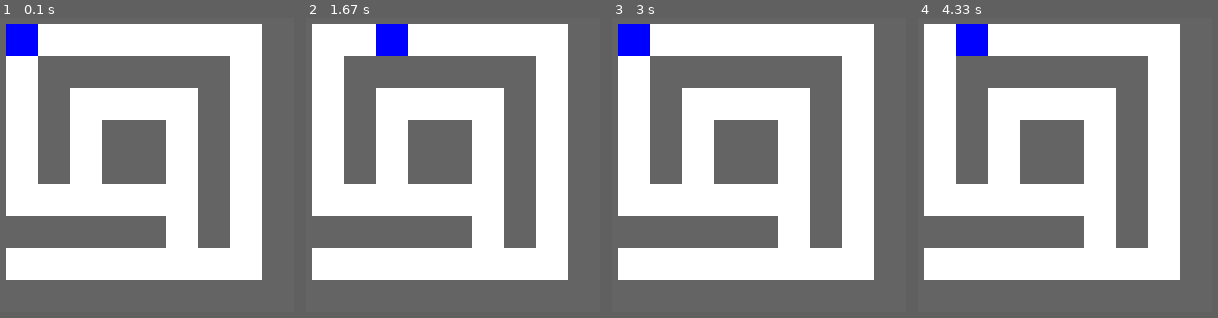
Above: before the commit, frames 1-4 (left to right).
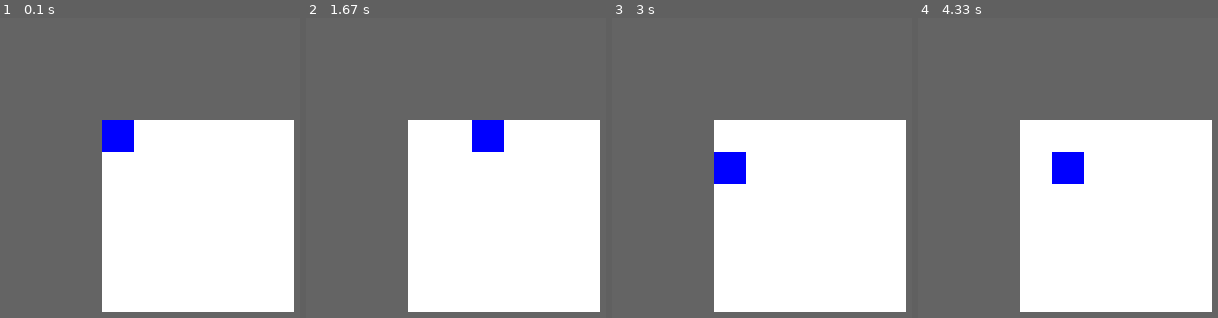
Above: after the commit, the same moments.

Repository: RedBrickRants/HallwayHigh-Pygame-
Game: pygame game, started from pygametest.py
Two runs of this game, one before a commit and one after it. Both use one fixed random seed, a clock stepped at 60 frames per second and the inputs below.
Inputs:
- Up to frame 1 (0.1 s): no input
- Up to frame 2 (1.67 s): hold Right 0.33-0.8 s; hold Up 0.83-1.13 s; hold Right 1.17-1.63 s
- Up to frame 3 (3 s): hold Left 1.67-2.2 s; hold Down 2.23-2.53 s; hold Left 2.57-2.97 s
- Up to frame 4 (4.33 s): hold Up 3-3.37 s; hold Right 3.4-4.03 s; hold Down from 4.07 s (still down)
In our replay, the window is 320x320 before the commit and 800x480 after it. These sizes can differ from the game's own. Grey fills any space a smaller window leaves; there, only what the larger window draws over its background counts as a difference.

The runs differ from the first frame. In frame 1, 53% of the frame differs, in the area x 2-98%, y 2-98%; in frame 2, 55%; in frame 3, 53%; in frame 4, 53%.

Commit message:
Encapsulated  mapgeneration and implemented rudementary player spawning

Diff:
--- a/entityConfig.py
+++ b/entityConfig.py
@@ -2,9 +2,9 @@
 
 class Entity:
     '''Defines entities'''
-    def __init__(self, x:int, y:int, colour:Tuple[int, int, int], health:int, strength:int):
-        self.x = x
-        self.y = y
+    def __init__(self, pPos:Tuple[int, int], colour:Tuple[int, int, int], health:int, strength:int):
+        self.x = pPos[0]
+        self.y = pPos[1]
         self.colour = colour
         self.health = health
         self.strength = strength
@@ -18,10 +18,10 @@
         # Ensure the new position is within bounds of the dungeon
         if 0 <= newX < len(dungeon[0]) and 0 <= newY < len(dungeon):
             # Check if it's a walkable space (floor)
-            if dungeon[newY][newX] == 0:
+            if dungeon[newY][newX] == ".":
                 self.x, self.y = newX, newY
                 print(f"You moved to [{self.x}, {self.y}]")  # Debugging print
-            elif dungeon[newY][newX] == 1:  # Check if it's a wall
+            elif dungeon[newY][newX] == "#":  # Check if it's a wall
                 print("That's a wall.")
             else:  # Should never reach here
                 print("That's probably the void. How did you get there?")
--- a/mapConfig.py
+++ b/mapConfig.py
@@ -5,3 +5,43 @@
 WALL = "#"
 PSPAWN = "P"
 EXIT = "E"
+
+class Room:
+	def __init__(self, width:int, height:int, x:int, y:int):
+		self.x = x
+		self.y = y
+
+		self.width = width
+		self.height = height
+
+		#set the floor for the room
+		self.layout = [[FLOOR for _ in range(width)]for _ in range(height)]
+
+	def addWalls(self):
+		for i in range(self.width):
+			self.layout[0][i] = WALL
+			self.layout[self.height-1][i] = WALL
+		for j in range(self.height):
+			self.layout[j][0] = WALL
+			self.layout[j][self.width-1]= WALL
+
+	def overlaps(self, otherRooms)->bool:
+		return(
+			self.x <otherRooms.x +otherRooms.width and
+			self.x + self.width > otherRooms.x and
+			self.y < otherRooms.y +otherRooms.height and
+			self.y + self.height > otherRooms.y
+		)
+
+	def placeInDungeon(self, dungeon: list[list[str]]):
+		for i in range (self.height):
+			for j in range(self.width):
+				dungeon[self.y + i][self.x + j] = self.layout[i][j]
+
+
+	def validSpawn(self, dungeon):
+		for y in range(self.y, self.y + self.height):
+			for x in range(self.x, self.x +self.width):
+				if dungeon[y][x] == FLOOR:
+					return x,y
+		return 1,1
--- a/pygametest.py
+++ b/pygametest.py
@@ -1,13 +1,14 @@
 import pygame
 
 from entityConfig import Entity
+from mapConfig import Room, WALL, FLOOR
 
 # Initialize Pygame
 pygame.init()
 
 # Constants
 TILE_SIZE = 32
-MAP_WIDTH, MAP_HEIGHT = 10, 10
+MAP_WIDTH, MAP_HEIGHT = 25, 15
 SCREEN_WIDTH, SCREEN_HEIGHT = MAP_WIDTH * TILE_SIZE, MAP_HEIGHT * TILE_SIZE
 
 # Colors
@@ -17,22 +18,15 @@
 BLUE = (0, 0, 255)
 
 # Dungeon Map (0 = Floor, 1 = Wall)
-dungeon = [
-    [1, 1, 1, 1, 1, 1, 1, 1, 1, 1],
-    [1, 0, 0, 0, 0, 0, 0, 0, 0, 1],
-    [1, 0, 1, 1, 1, 1, 1, 1, 0, 1],
-    [1, 0, 1, 0, 0, 0, 0, 1, 0, 1],
-    [1, 0, 1, 0, 1, 1, 0, 1, 0, 1],
-    [1, 0, 1, 0, 1, 1, 0, 1, 0, 1],
-    [1, 0, 0, 0, 0, 0, 0, 1, 0, 1],
-    [1, 1, 1, 1, 1, 1, 0, 1, 0, 1],
-    [1, 0, 0, 0, 0, 0, 0, 0, 0, 1],
-    [1, 1, 1, 1, 1, 1, 1, 1, 1, 1],
-]
+dungeon = [[WALL for _ in range(MAP_WIDTH)] for _ in range(MAP_HEIGHT)]
+
+roomtest = Room(8, 8, 3, 3)
+roomtest.addWalls()
+roomtest.placeInDungeon(dungeon)
 
 #Initialize player
-
-player = Entity (1,1, BLUE, 100, 5)
+plrPos = roomtest.validSpawn(dungeon)
+player = Entity (plrPos, BLUE, 100, 5)
 
 # Pygame Window
 screen = pygame.display.set_mode((SCREEN_WIDTH, SCREEN_HEIGHT))
@@ -43,9 +37,9 @@
     for y in range(MAP_HEIGHT):
         for x in range(MAP_WIDTH):
             rect = pygame.Rect(x * TILE_SIZE, y * TILE_SIZE, TILE_SIZE, TILE_SIZE)
-            if dungeon[y][x] == 1:
+            if dungeon[y][x] == WALL:
                 pygame.draw.rect(screen, GRAY, rect)  # Wall
-            else:
+            elif dungeon[y][x] == FLOOR:
                 pygame.draw.rect(screen, WHITE, rect)  # Floor
 
 def draw_entities():
